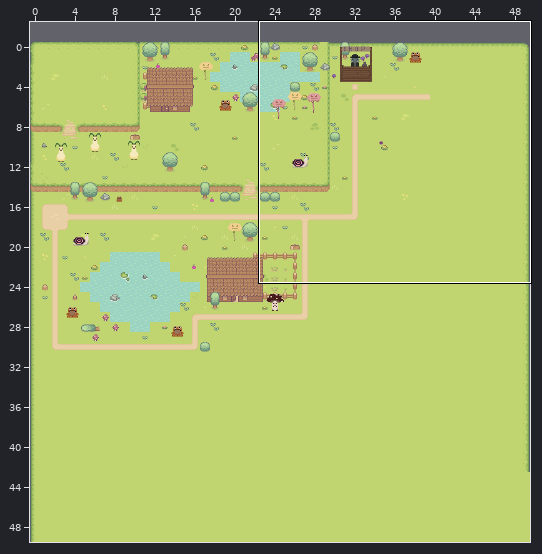
One commit to this Tiled map: resources/large_test.tmx. The first picture is a wide view before the edit; the outline marks the close-up.
Close-up. The starting point:
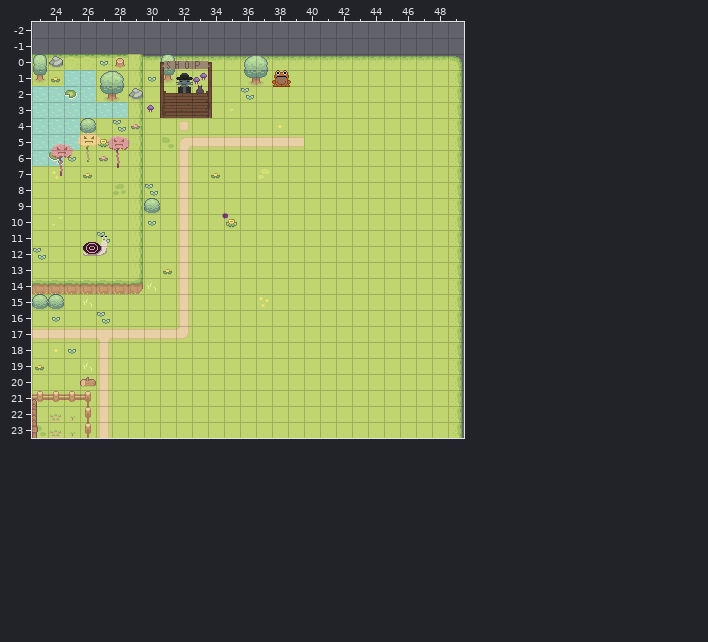
Cells are 16x16 px. Shown: x 23..49, y -2..23. The commit also changed other parts of the map, which this record leaves out.
The result:
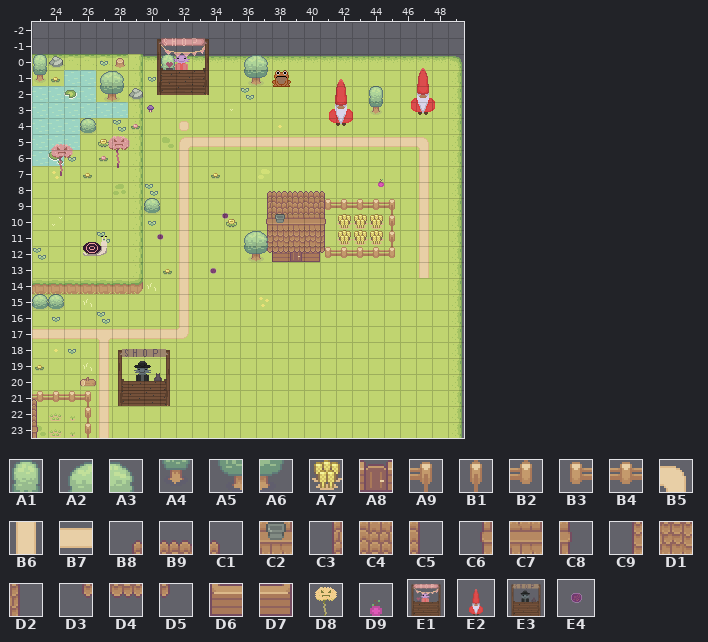
Key: from "Basic_Grass_Biom_things": A1 0, A2 1, A3 2, A4 9, A5 10, A6 11; from "Basic_Plants": A7 4; from "Doors": A8 1; from "Fences": A9 3, B1 4, B2 11, B3 13, B4 14; from "Tilled_Dirt_Wide": B5 7, B6 14, B7 34; from "Wooden_House_Roof_Tilset": B8 0, B9 1, C1 2, C2 5, C3 7, C4 8, C5 9, C6 14, C7 15, C8 16, C9 21, D1 22, D2 23, D3 28, D4 29, D5 30; from "Wooden_House_Walls_Tilset": D6 8, D7 9; from "dandelion": D8 4; from "pink_apple": D9 3; from "pink_shop": E1 5; from "red_gnome": E2 15; from "shop": E3 13; from "study_stud": E4 5.
__ is an empty cell, .. an unchanged one.
Objects are placed by their top-left corner, in cells (3,4 is the top-left corner of cell 3,4); size is 1x1 cell unless given.
Message: Updated Map and shopScreen to include more functionality
What changed:
--- layer "Path_Layer"
@@ x 40..47 @@
- 5 __ __ __ __ __ __ __ __
- 6 .. .. .. .. .. .. .. __
- 7 .. .. .. .. .. .. .. __
- 8 .. .. .. .. .. .. .. __
- 9 .. .. .. .. .. .. .. __
-10 .. .. __ __ __ .. .. __
-11 .. .. __ __ __ .. .. __
-12 .. .. .. .. .. .. .. __
-13 .. .. .. .. .. .. .. __
+ 5 B7 B7 B7 B7 B7 B7 B7 B5
+ 6 .. .. .. .. .. .. .. B6
+ 7 .. .. .. .. .. .. .. B6
+ 8 .. .. .. .. .. .. .. B6
+ 9 .. .. .. .. .. .. .. B6
+10 .. .. A7 A7 A7 .. .. B6
+11 .. .. A7 A7 A7 .. .. B6
+12 .. .. .. .. .. .. .. B6
+13 .. .. .. .. .. .. .. B6
--- layer "Fence_Layer"
@@ x 41..45 @@
- 9 __ __ __ __ __
-10 .. .. .. .. __
-11 .. .. .. .. __
-12 __ __ __ __ __
+ 9 B3 B4 B4 B4 A9
+10 .. .. .. .. B1
+11 .. .. .. .. B1
+12 B3 B4 B4 B4 B2
--- layer "HouseWalls_Layer"
@@ x 38..40 @@
-12 __ __ __
+12 D6 A8 D7
--- layer "HouseRoof_Layer"
@@ x 37..41 @@
- 8 __ __ __ __ __
- 9 __ __ __ __ __
-10 __ __ __ __ __
-11 __ __ __ __ __
-12 __ __ __ __ __
+ 8 B8 B9 B9 B9 C1
+ 9 C3 C4 C4 C4 C5
+10 C6 C2 C7 C7 C8
+11 C9 D1 D1 D1 D2
+12 D3 D4 D4 D4 D5
--- layer "Tree_Layer"
@@ x 44..44 @@
- 2 __
- 3 __
+ 2 A1
+ 3 A4
@@ x 36..37 @@
-11 __ __
-12 __ __
+11 A2 A3
+12 A5 A6
--- layer "Object_Layer"
+E1 "pink_shop" at 30.5,-1.4 size 4x4
+E2 "gnome" at 45.5,-0.1 size 4x4
+E2 "gnome" at 40.3,0.5 size 4x4
+D9 at 44.3,7.3
+E4 "study_stud" at 30.4,10.8 size 1.2x1.2
+E4 "study_stud" at 33.7,12.9 size 1.2x1.2
+E3 "brown_shop" at 28,18 size 4x4
-E3 "shop" at 30.6,0 size 4x4
-D8 "dandy" at 25.5,4.8 size 2x2
Boxes around the changes in both close-ups, in picture pixels (x1, y1, x2, y2):
changed: (157, 38, 212, 118)
added: (411, 68, 435, 115)
added: (329, 79, 383, 126)
removed: (78, 133, 100, 162)
added: (244, 137, 429, 278)
added: (157, 234, 164, 240)
added: (210, 268, 217, 274)
added: (118, 349, 170, 406)
